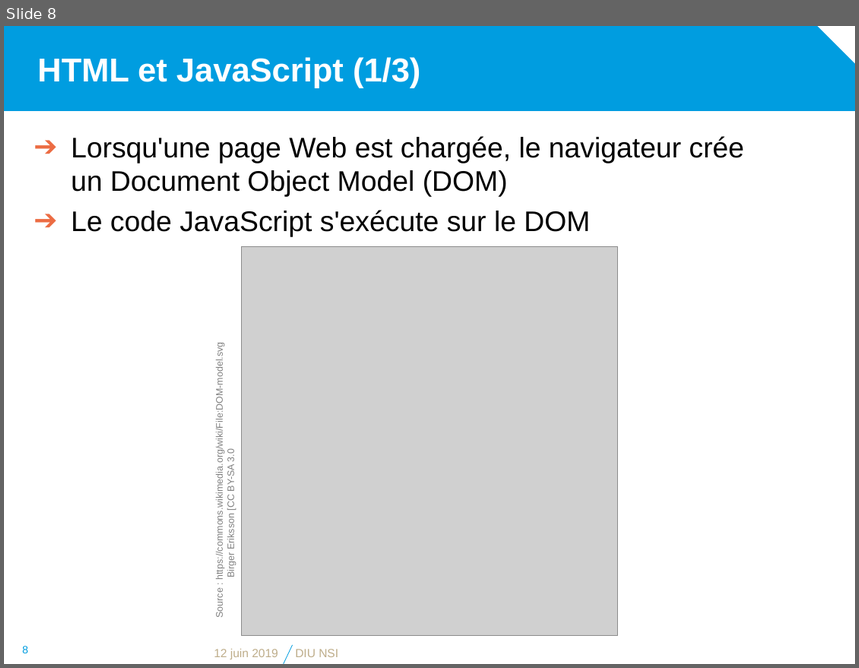
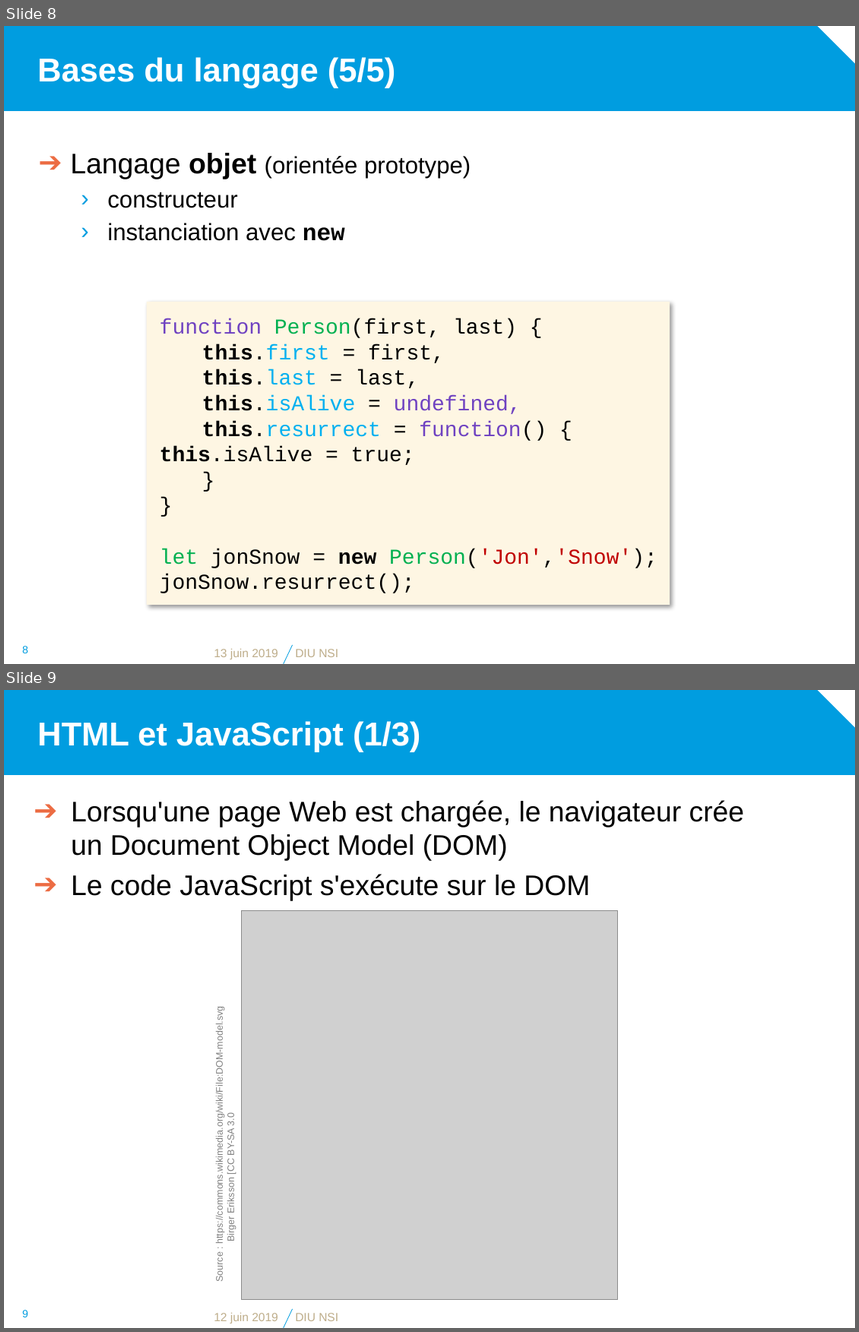
Before and after one commit to diu-uf-bordeaux/bloc1, a slide deck: web/4-JS/JavaScript.pptx. Shown one above the other, each under a label of ours: slide 8 before the commit, slides 8 and 9 after it. The pictures are 859x668 and 859x1332 pixels, drawn with LibreOffice and Linux fonts; fonts in the diff are those of the drawing; grey boxes stand for pictures; background and template pictures are left out. Boxes give left, top, right and bottom in pixels: in the first picture for what was removed or moved away, otherwise in the second. Text is boxed around its words. In the diff, an @@ line names an element or a change of style, - is before the commit and + after.

Commit message:
Typo HTTP + slide supplémentaire objet JavaScript

```diff
--- a/web/4-JS/JavaScript.pptx
+++ b/web/4-JS/JavaScript.pptx
@@ slide 8 added at <box>4,26,855,664</box>, background #FFFFFF; not listed: 2 template elements that a slide beside it also shows @@
@@ title added at <box>37,57,395,88</box>, 28 pt, text #FFFFFF, bold @@
+Bases du langage (5/5)
@@ text added at <box>70,153,471,241</box>, 20 pt, text #000000 @@
+➔ Langage objet (orientée prototype)
+  › constructeur
+  › instanciation avec new
@@ rectangle added at <box>147,302,671,605</box>, fill #FEF6E3, 18 pt, text #000000 @@
+function Person(first, last) {
+this.first = first,
+this.last = last,
+this.isAlive = undefined,
+this.resurrect = function() { this.isAlive = true;
+}
+}
+let jonSnow = new Person('Jon','Snow');
+jonSnow.resurrect();
@@ page number added at <box>22,646,28,654</box>, 9 pt, text #009DE0 @@
+8
@@ text added at <box>214,649,278,660</box>, 10 pt, text #BEAD8A @@
+13 juin 2019
@@ text added at <box>295,649,338,658</box>, 10 pt, text #BEAD8A @@
+DIU NSI
@@ what was slide 8 is now slide 9 @@
@@ page number at <box>22,1310,28,1318</box>: text changed @@
-8
+9
```
Also in this commit, not shown: 4 slides changed, 2 other files.
